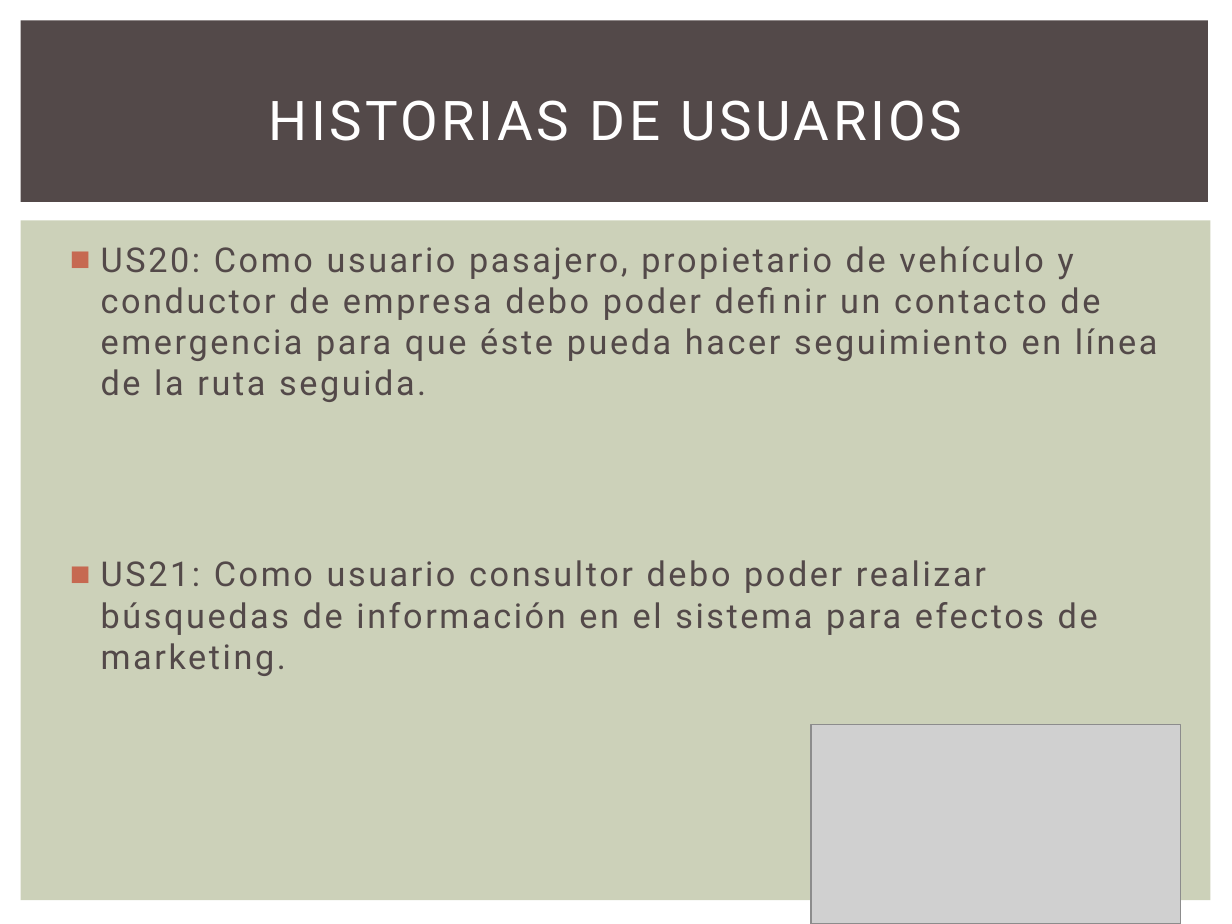
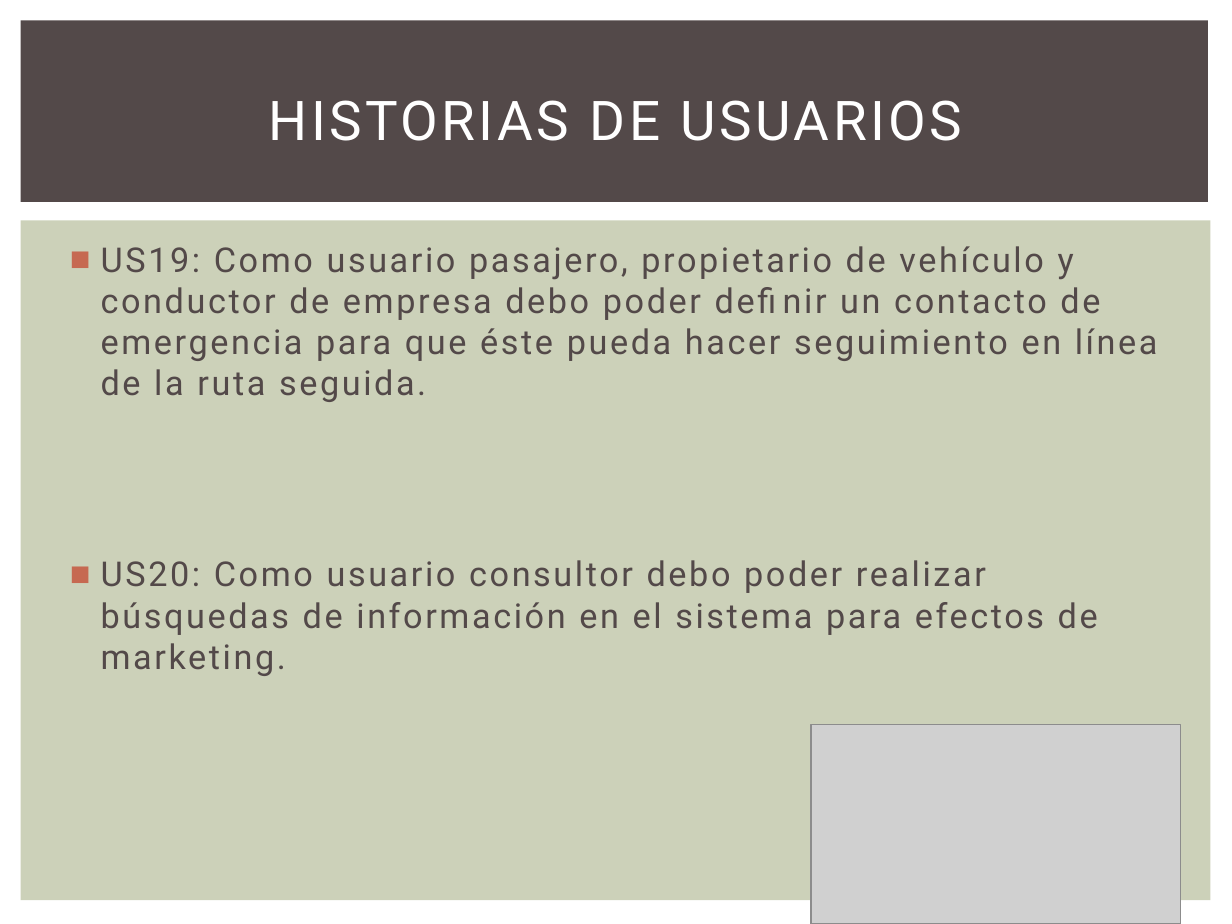
Before and after one commit to GesekCore/Arquitectura-de-Software-2015-01, a slide deck: slide 7 of Ptts.pptx. Drawn at 1232x924 pixels with LibreOffice and Linux fonts; fonts in the diff are those of the drawing; grey boxes stand for pictures. Boxes give left, top, right and bottom in pixels: in the first picture for what was removed or moved away, otherwise in the second. Text is boxed around its words. In the diff, an @@ line names an element or a change of style, - is before the commit and + after.

```diff
--- a/Ptts.pptx
+++ b/Ptts.pptx
@@ text at [101, 246, 1158, 676]: text changed @@
-■ US20: Como usuario pasajero, propietario de vehículo y conductor de empresa debo poder definir un contacto de emergencia para que éste pueda hacer seguimiento en línea de la ruta seguida.
-■ US21: Como usuario consultor debo poder realizar búsquedas de información en el sistema para efectos de marketing.
+■ US19: Como usuario pasajero, propietario de vehículo y conductor de empresa debo poder definir un contacto de emergencia para que éste pueda hacer seguimiento en línea de la ruta seguida.
+■ US20: Como usuario consultor debo poder realizar búsquedas de información en el sistema para efectos de marketing.
```
Also in this commit, not shown: 5 other slides changed, 2 other files.
